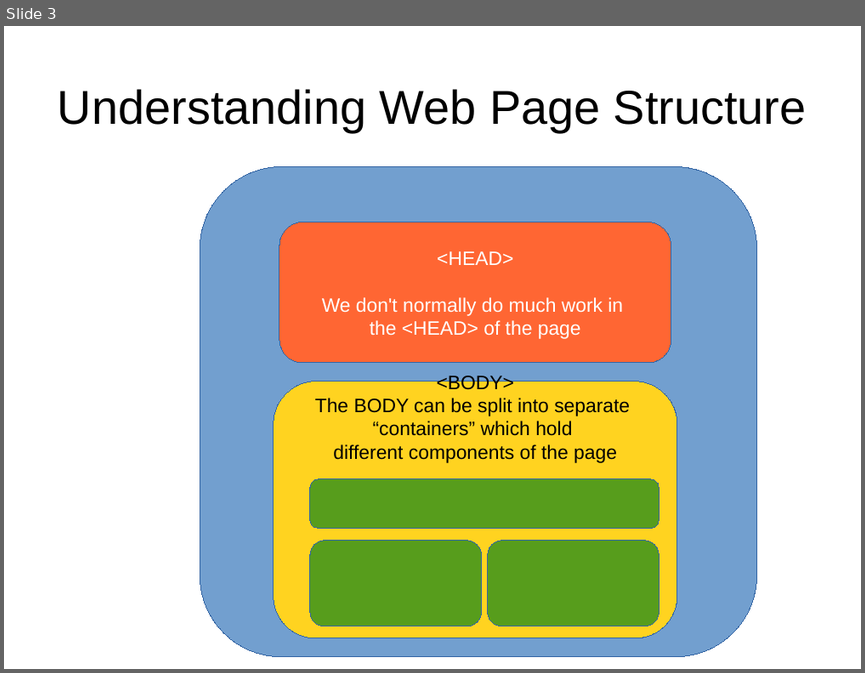
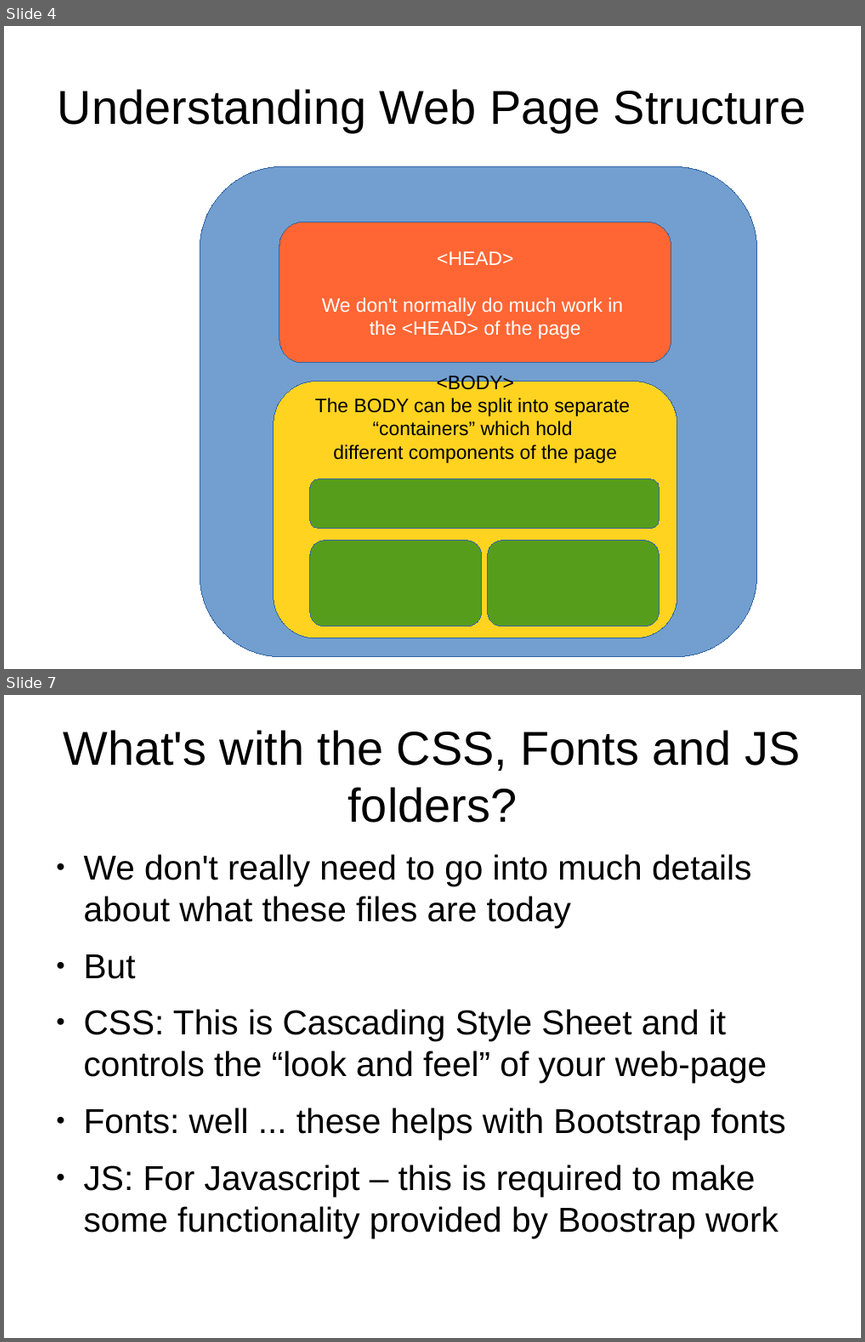
Before and after one commit to petermooney/December2014, a slide deck: LectureNotes.odp. Shown one above the other, each under a label of ours: slide 3 before the commit, slides 4 and 7 after it; the slides between them are not shown. The pictures are 865x673 and 865x1342 pixels, drawn with LibreOffice and Linux fonts; fonts in the diff are those of the drawing. Boxes give left, top, right and bottom in pixels: in the first picture for what was removed or moved away, otherwise in the second. Text is boxed around its words. In the diff, an @@ line names an element or a change of style, - is before the commit and + after.

Commit message:
Initial Setup of web-pages and Bootstrap files locally

```diff
--- a/LectureNotes.odp
+++ b/LectureNotes.odp
@@ slide 7 added at [4, 695, 861, 1338], background #FFFFFF @@
@@ title added at [64, 730, 800, 823], 44 pt, text #000000 @@
+What's with the CSS, Fonts and JS folders?
@@ text added at [84, 854, 786, 1237], 32 pt, text #000000 @@
+● We don't really need to go into much details about what these files are today
+● But
+● CSS: This is Cascading Style Sheet and it controls the “look and feel” of your web-page
+● Fonts: well ... these helps with Bootstrap fonts
+● JS: For Javascript – this is required to make some functionality provided by Boostrap work
@@ what was slide 3 is now slide 4 @@
```
Also in this commit, not shown: 12 other slides added, 16 other files.
